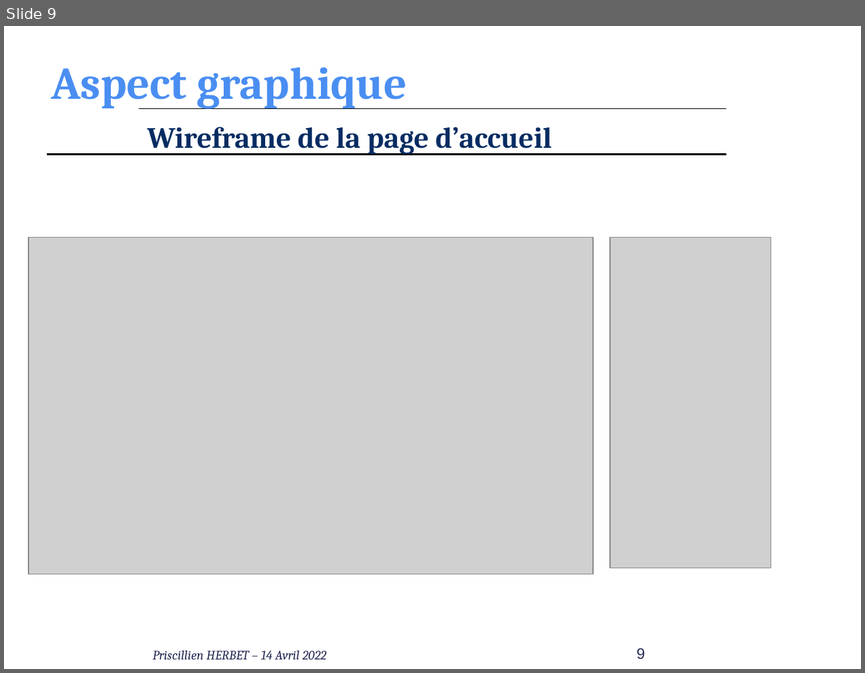
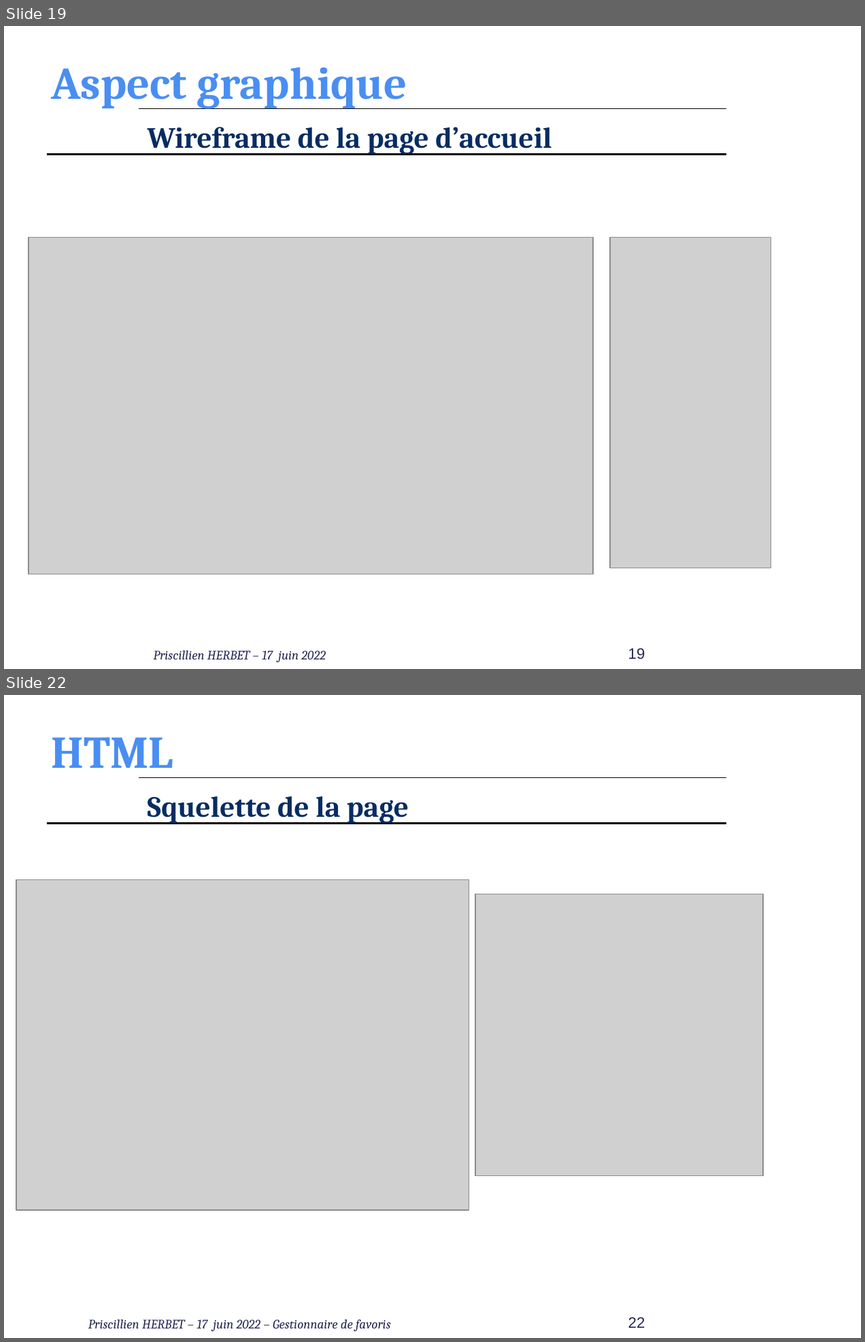
Before and after one commit to PHerbet/Realisation_fil_rouge, a slide deck: Realisation_4_Conception-MCD-MLD-SQL/presentation_oral_Priscillien_Herbet.pptx. Shown one above the other, each under a label of ours: slide 9 before the commit, slides 19 and 22 after it; the slides between them are not shown. The pictures are 865x673 and 865x1342 pixels, drawn with LibreOffice and Linux fonts; fonts in the diff are those of the drawing; grey boxes stand for pictures; background and template pictures are left out. Boxes give left, top, right and bottom in pixels: in the first picture for what was removed or moved away, otherwise in the second. Text is boxed around its words. In the diff, an @@ line names an element or a change of style, - is before the commit and + after.

```diff
--- a/Realisation_4_Conception-MCD-MLD-SQL/presentation_oral_Priscillien_Herbet.pptx
+++ b/Realisation_4_Conception-MCD-MLD-SQL/presentation_oral_Priscillien_Herbet.pptx
@@ slide 22 added at (4, 695, 861, 1338), background #FFFFFF; not listed: 2 template elements that a slide beside it also shows @@
@@ title added at (51, 737, 173, 778), 42 pt, text #4A8EF2, bold @@
+HTML
@@ text added at (147, 796, 409, 824), 27.2 pt, text #072C62, bold @@
+Squelette de la page
@@ picture added at (16, 879, 469, 1210) @@
@@ picture added at (475, 894, 763, 1176) @@
@@ text added at (88, 1319, 391, 1331), 12 pt, text #242852, italic @@
+Priscillien HERBET – 17 juin 2022 – Gestionnaire de favoris
@@ page number added at (628, 1317, 645, 1327), 14 pt, text #242852 @@
+22
@@ what was slide 9 is now slide 19 @@
@@ slide 19 changed as well @@
@@ text at (154, 650, 326, 662): text changed @@
-Priscillien HERBET – 14 Avril 2022
+Priscillien HERBET – 17 juin 2022
@@ page number at (628, 648, 645, 658): text changed @@
-9
+19
```
Also in this commit, not shown: 19 other slides changed, 8 other slides added, 18 other files.
